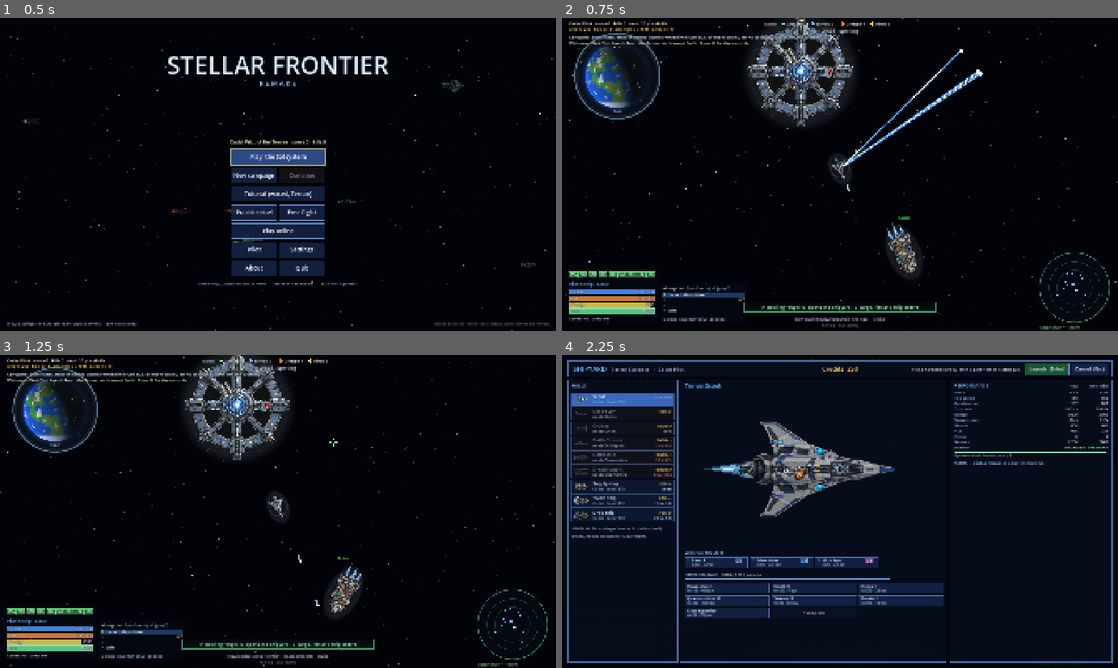
Above: before the commit, frames 1-4 (two rows, left to right).
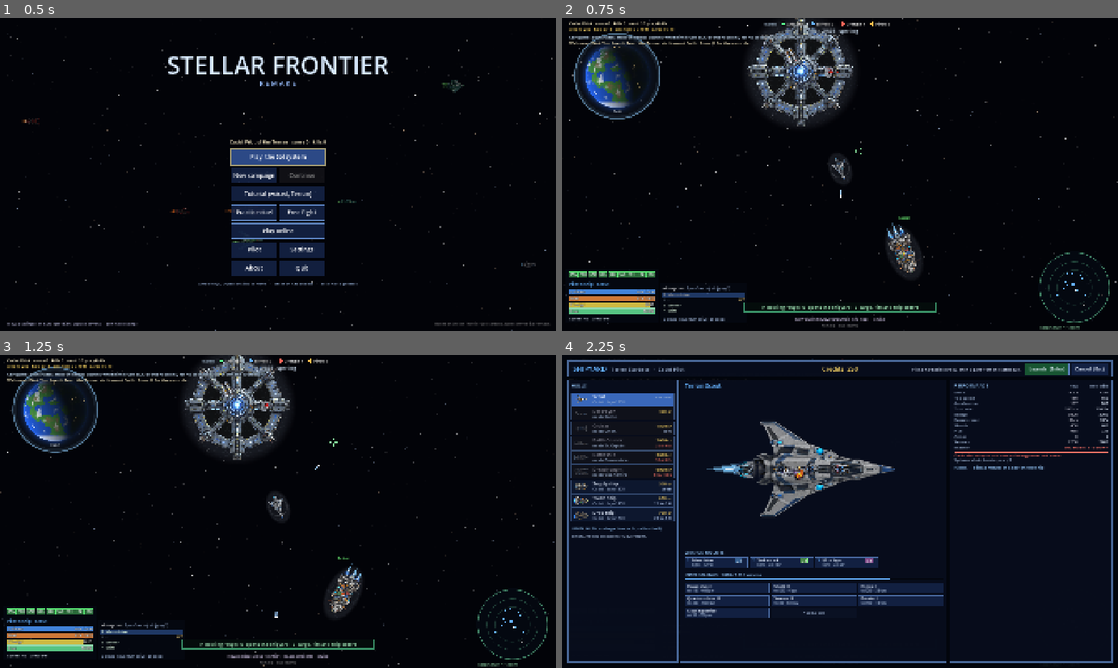
Above: after the commit, the same moments.

Repository: noalear/SovereignDrift
Game: Godot game, scene res://src/Main.tscn
Same seed, same stepped clock (60 frames per second), same inputs: the game is played once before the commit and once after it.
Inputs (mouse positions are in pixels of both pictures, inside the frame that each line leads up to):
- Up to frame 1 (0.5 s): no input
- Up to frame 2 (0.75 s): tap Enter (fullscreen) at 0.5 s; drag from (840, 174) to (895, 105) at 0.52 s
- Up to frame 3 (1.25 s): no input
- Up to frame 4 (2.25 s): drag from (728, 527) to (812, 574) at 1.27 s; move the mouse to (895, 442) at 2.02 s; hold E (strafe_right) from 2.03 s (still down); hold U (refit) from 2.03 s (still down); click (895, 442) at 2.17 s

Frame 1 is identical in both runs. In frame 2, 0.7% of the frame differs, in the area x 15-76%, y 10-93%; in frame 3, 0.1%; in frame 4, 0.8%, in the area x 23-99%, y 20-67%.

Commit message:
Stock loadouts by empire and hull; weapon groups by type
Kyle: the stock loadout sucks (laser + mass driver is dumb); fits should
vary by ship and race, with weapons grouped by type.
GameData.STOCK_LOADOUTS swaps each empire's guns onto the hull's mounts
(stock_design(hull, race_id), class-checked): Arceans lasers and drones,
Terrans mass drivers, rapid tubes, missiles and seekers, Drengin
disruptors, torpedoes and cannon, pirates mass drivers and torpedoes;
PDCs on bigger hulls. Groups: 1 guns, 2 lasers/disruptor, 3 launchers,
4 mines. AI fires lasers out to their real reach (Ship.beam_reach).
Laser II mass 15000 -> 1500 (it was unusable). Tutorial lines for the
Terran scout's new fit and the groups updated; Hale's voice for 'fire'
and 'groups' still needs regenerating.

Co-Authored-By: Claude Opus 5.5 <noreply@anthropic.com>
Claude-Session: https://claude.ai/code/session_018iRXF37jqFgFf3qJ2ECwe5

Diff:
--- a/src/autoload/GameData.gd
+++ b/src/autoload/GameData.gd
@@ -72,7 +72,7 @@
 	"4018": {"name": "Cannon", "vol": 200, "mass": 50, "power": -500, "hp": 100, "func": "tube", "p": [50, 30000, 25, "018"]},
 	# beam: [energy frames, energy per frame, range]
 	"4501": {"name": "Laser I", "vol": 3, "mass": 50, "power": -200, "hp": 200, "func": "beam", "p": [30, 242, 200]},
-	"4502": {"name": "Laser II", "vol": 300, "mass": 15000, "power": -200, "hp": 200, "func": "beam", "p": [30, 300, 250]},
+	"4502": {"name": "Laser II", "vol": 300, "mass": 1500, "power": -200, "hp": 200, "func": "beam", "p": [30, 300, 250]},
 	"4503": {"name": "Laser III", "vol": 4500, "mass": 20000, "power": -200, "hp": 200, "func": "beam", "p": [30, 800, 600]},
 	"5001": {"name": "Shield I", "vol": 50, "mass": 500, "power": -2, "hp": 75, "func": "shield", "p": [200]},
 	"5002": {"name": "Shield II", "vol": 100, "mass": 900, "power": -3, "hp": 100, "func": "shield", "p": [300]},
@@ -676,24 +676,27 @@
 
 
 ## Weapon groups (1-4) the pilot selects with the number keys.  A new
-## weapon joins a group by what it is: guns and beams 1, launchers 2,
-## guided missiles 3, mines 4.  The shipyard lets the pilot change it.
+## weapon joins a group by what it is (Kyle: weapons grouped by type):
+## 1 guns (mass driver, rapid tube, cannon), 2 energy (lasers,
+## disruptor), 3 launchers (torpedo, missile, seeker, drone), 4 mines.
+## The PDC fires on its own, whatever its group.  The shipyard lets the
+## pilot change a group.
 const WEAPON_GROUPS := 4
 
 static func default_weapon_group(id: String) -> int:
 	var m: Dictionary = MODULES[id]
 	if m["func"] == "beam":
-		return 1
+		return 2
 	if m["func"] == "tube":
 		match str(m["p"][3]):
-			"001", "010":
+			"001", "010", "011", "018", "022":
 				return 1
+			"003", "020":
+				return 2
 			"002":
 				return 4
-			"008", "009", "021":
+			_:
 				return 3
-			_:
-				return 2
 	return 1
 
 
@@ -740,16 +743,66 @@
 
 
 ## A fresh copy of a stock design as a buildable design dictionary.
-static func stock_design(hull: String) -> Dictionary:
+static func stock_design(hull: String, race_id: int = -1) -> Dictionary:
 	var d: Dictionary = SHIPS[hull]
 	var weapons := []
-	for w in d["weapons"]:
-		weapons.append(w.duplicate())
+	var fit: Array = STOCK_LOADOUTS.get(race_id, {}).get(hull, [])
+	for i in d["weapons"].size():
+		var w: Array = d["weapons"][i].duplicate()
+		if i < fit.size() and weapon_class(fit[i]) <= hull_hardpoints(hull)[i][5]:
+			w[0] = fit[i]      # the empire's own gun on the hull's mount
+		weapons.append(w)
 	return {
 		"name": hull, "rank": d["rank"], "speed": d["speed"], "turn": d["turn"], "size": d["size"],
 		"dock": d.get("dock", [180, 0]), "modules": d["modules"].duplicate(), "weapons": weapons,
 		"pirate": d.get("pirate", false), "aces": d.get("aces", false),
 	}
+
+
+## Each empire's stock guns, by hull: one module id per mount of the hull
+## in SHIPS (same order; the mount's place and arc stay the hull's).
+## Kyle (2026-10-28): stock fits vary by ship and race, no laser plus
+## mass driver mix.  Arceans fly beams and drones, Terrans guns and
+## missiles, Drengin disruptors, torpedoes and cannon, pirates whatever
+## throws metal.  Mounts: Scout turret/nose/mine; Destroyer and Raider
+## turret/port/starboard(/mine); Cruiser turret/nose/port/starboard/mine;
+## BattleCruiser and Battleship turret/nose/port/starboard/mine;
+## Dreadnought turret/port/starboard/centre/mine.
+const STOCK_LOADOUTS := {
+	0: {   # Arcean
+		"Scout": ["4501", "4021", "4002"],
+		"Destroyer": ["4501", "4021", "4021", "4002"],
+		"Cruiser": ["4022", "4021", "4501", "4501", "4002"],
+		"BattleCruiser": ["4501", "4021", "4501", "4501", "4002"],
+		"Battleship": ["4022", "4021", "4501", "4501", "4002"],
+		"Dreadnought": ["4022", "4502", "4502", "4021", "4002"],
+		"Freighter": ["4501"], "DropShip": ["4501"],
+	},
+	1: {   # Terran
+		"Scout": ["4001", "4009", "4002"],
+		"Destroyer": ["4008", "4001", "4001", "4002"],
+		"Cruiser": ["4022", "4008", "4010", "4010", "4002"],
+		"BattleCruiser": ["4022", "4010", "4008", "4008", "4002"],
+		"Battleship": ["4022", "4003", "4008", "4008", "4002"],
+		"Dreadnought": ["4022", "4018", "4018", "4008", "4002"],
+		"Freighter": ["4001"], "DropShip": ["4022"],
+	},
+	2: {   # Drengin
+		"Scout": ["4001", "4020", "4002"],
+		"Destroyer": ["4020", "4001", "4001", "4002"],
+		"Cruiser": ["4020", "4003", "4010", "4010", "4002"],
+		"BattleCruiser": ["4020", "4010", "4003", "4003", "4002"],
+		"Battleship": ["4020", "4003", "4010", "4010", "4002"],
+		"Dreadnought": ["4020", "4018", "4018", "4003", "4002"],
+		"Freighter": ["4020"], "DropShip": ["4001"],
+	},
+	3: {   # pirates
+		"Scout": ["4001", "4001", "4002"],
+		"Destroyer": ["4001", "4001", "4001", "4002"],
+		"Raider": ["4001", "4003", "4003"],
+		"Cruiser": ["4001", "4003", "4010", "4010", "4002"],
+	},
+}
 
 
 ## Mass of a hull's stock fit, the reference for turn and speed penalties.
--- a/src/net/Net.gd
+++ b/src/net/Net.gd
@@ -1027,7 +1027,7 @@
 			s.building = row[1]
 			var pos: Vector2 = s.global_position
 			var rot: float = s.rotation
-			s.refit(GameData.frame_design(s.design_name) if s.building else GameData.stock_design(s.design_name))
+			s.refit(GameData.frame_design(s.design_name) if s.building else GameData.stock_design(s.design_name, s.race_id))
 			s.global_position = pos
 			s.rotation = rot
 
--- a/src/ships/AIPilot.gd
+++ b/src/ships/AIPilot.gd
@@ -466,7 +466,7 @@
 				fire_hold -= delta
 				i["fire_primary"] = aligned and dist < 820.0
 				i["fire_secondary"] = aligned and dist < 650.0 and randf() < 0.8
-				i["fire_beam"] = dist < 420.0 and absf(diff2) < 1.8
+				i["fire_beam"] = dist < ship.beam_reach() and absf(diff2) < 1.8
 				i["fire_missile"] = dist < 1200.0 and dist > 300.0 and fmod(Time.get_ticks_msec() / 1000.0, 3.0) < 0.2
 				i["fire_mine"] = _mine_ok(tgt, dist) and randf() < 0.02
 			else:
--- a/src/ships/Ship.gd
+++ b/src/ships/Ship.gd
@@ -245,7 +245,7 @@
 ## dictionary from the shipyard), keeping career and name.
 func refit(p_design: Variant) -> void:
 	if p_design is String:
-		design = GameData.stock_design(p_design)
+		design = GameData.stock_design(p_design, race_id)
 	else:
 		design = p_design
 	design_name = design["name"]
@@ -1284,6 +1284,15 @@
 			_fire_tube(w)
 
 
+## How far this ship's longest laser reaches (the AI opens fire inside it).
+func beam_reach() -> float:
+	var r := 0.0
+	for w in weapons:
+		if w["kind"] == "beam":
+			r = maxf(r, w["range"])
+	return r * 0.95
+
+
 ## Does any launcher want reloading?
 func needs_rearm() -> bool:
 	for w in weapons:
--- a/src/ui/Builder.gd
+++ b/src/ui/Builder.gd
@@ -71,7 +71,7 @@
 	hull = name
 	hardpoints = GameData.hull_hardpoints(name)
 	if fit.is_empty():
-		fit = GameData.stock_design(name)
+		fit = GameData.stock_design(name, ship.race_id)
 	mounts = []
 	for i in hardpoints.size():
 		mounts.append(null)
--- a/src/ui/TutorialLines.gd
+++ b/src/ui/TutorialLines.gd
@@ -40,8 +40,8 @@
 	["zoom", "hale", "The mouse wheel zooms the camera, and the radar has its own zoom. Zoom out when you want to see trouble coming."],
 	# --- combat
 	["target", "hale", "Time for target practice. I've put an unmanned drone off your bow. Lock it as your target. You can cycle targets, pick the nearest enemy, or shift click the ship itself."],
-	["fire", "hale", "Your laser turret follows the mouse, and the mass driver fires where your nose points. Open fire on the drone. Shields absorb the first hits. Once they're down, you're hitting hull and systems."],
-	["groups", "hale", "Your weapons are sorted into four groups. On your scout, the laser and mass driver fire together as group one, and the mine layer is group four. The …(146 unchanged characters)…
+	["fire", "hale", "Your mass driver turret follows the mouse, and its bolts fly a long way, so lead your target. Open fire on the drone. Shields absorb the first hits. Once they're down, you're hitting hull and systems."],
+	["groups", "hale", "Your weapons are sorted into four groups by type. Guns are group one, lasers and disruptors two, launchers three, and mines four. On your scout, the mass driver is group one, the seeker rack is group three, and the mine layer is group four. The …(146 unchanged characters)…
 	["disable", "hale", "Now the mark of a good captain: don't just blow ships apart. Every hit damages the systems nearest to it. Hit the drone in the stern to knock out its engines, and it's dead in space."],
 	["drone_lost", "hale", "That one's scrap. Easy on the trigger, cadet. Here's another. Aim for the engines at the back."],
 	["board", "hale", "Its engines are out. Come alongside, slow down, and board it. Your crew fights theirs, and if you win, the ship is yours. A captured prize follows you as a wingman."],
